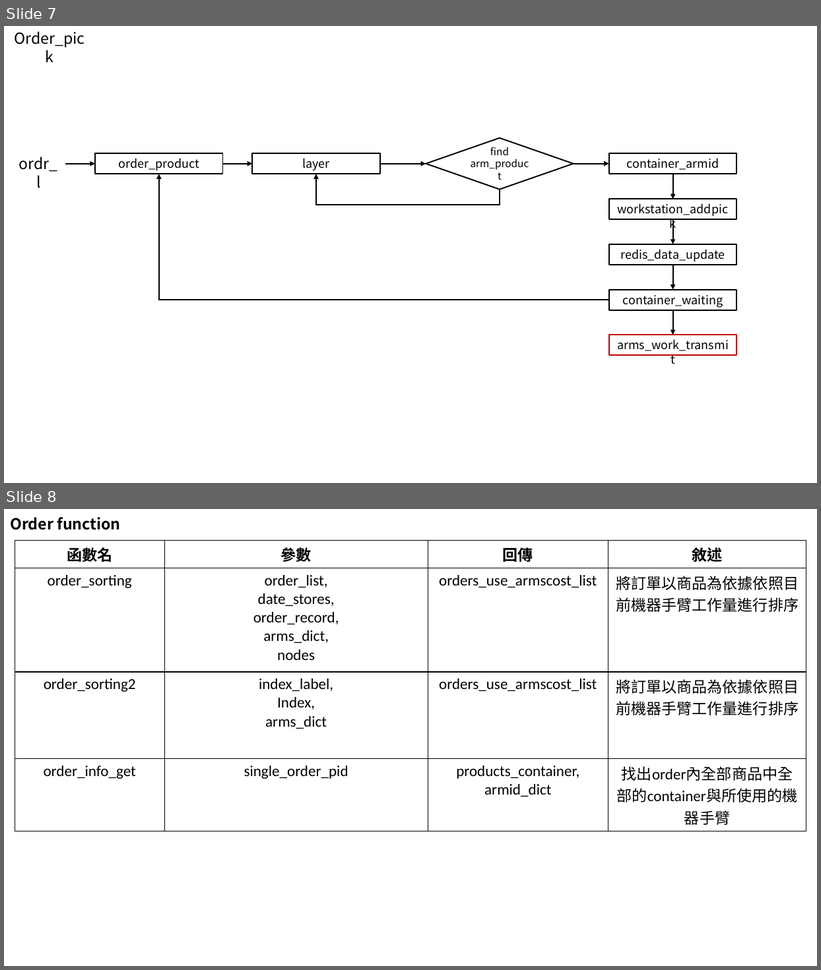
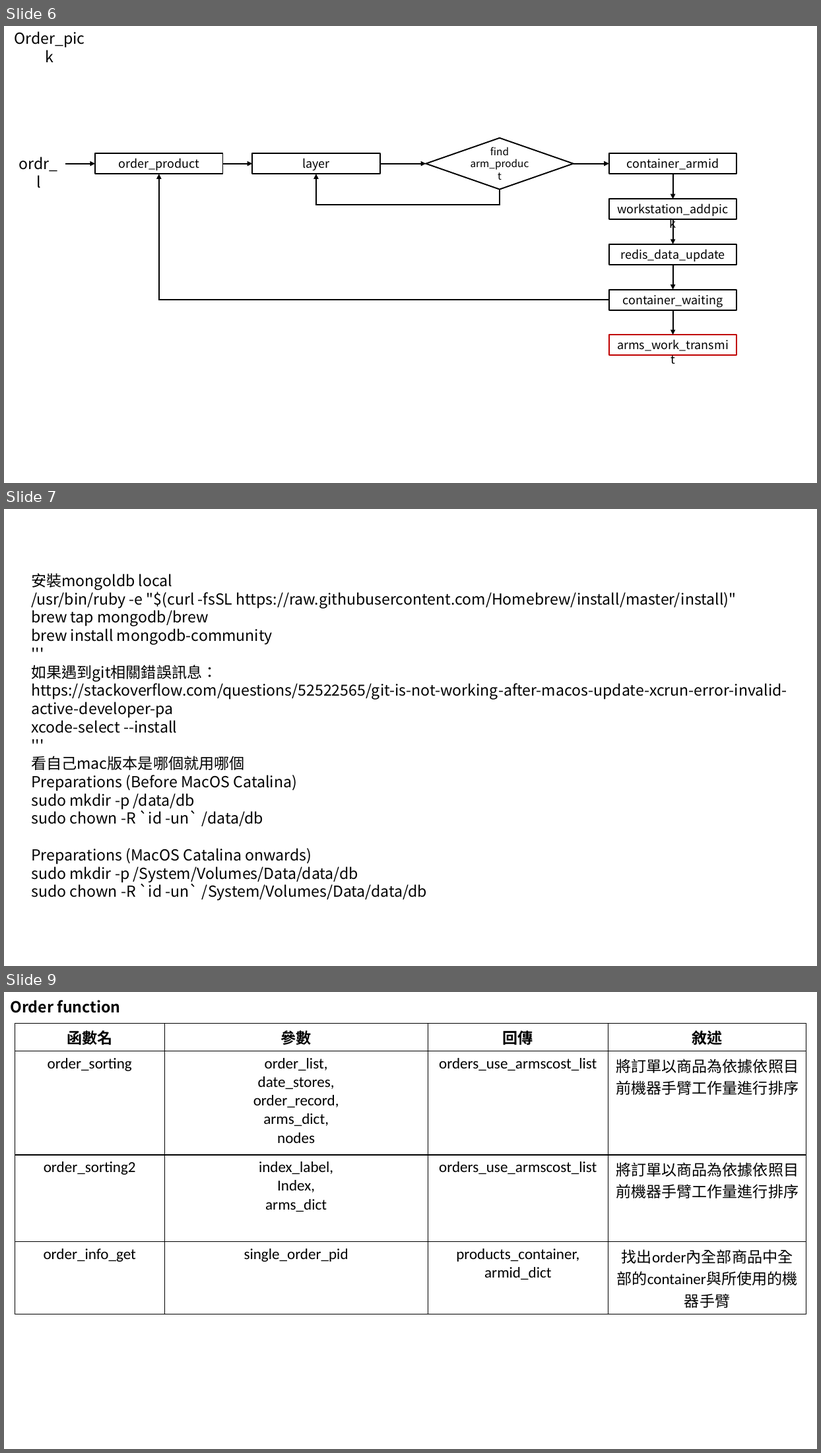
Before and after one commit to ethan1226/asrs_ofai, a slide deck: flowchart.pptx. Shown one above the other, each under a label of ours: slides 7 and 8 before the commit, slides 6, 7 and 9 after it; the slides between them are not shown. The pictures are 821x970 and 821x1453 pixels, drawn with LibreOffice and Linux fonts; fonts in the diff are those of the drawing. Boxes give left, top, right and bottom in pixels: in the first picture for what was removed or moved away, otherwise in the second. Text is boxed around its words. In the diff, an @@ line names an element or a change of style, - is before the commit and + after.

Commit message:
新增local端 server安裝

```diff
--- a/flowchart.pptx
+++ b/flowchart.pptx
@@ slide 7 added at <box>4,509,817,966</box>, background #FFFFFF @@
@@ text added at <box>31,573,787,901</box>, 18 pt, text #000000 @@
+安裝mongoldb local
+/usr/bin/ruby -e "$(curl -fsSL https://raw.githubusercontent.com/Homebrew/install/master/install)"
+brew tap mongodb/brew
+brew install mongodb-community
+'''
+如果遇到git相關錯誤訊息：
+https://stackoverflow.com/questions/52522565/git-is-not-working-after-macos-update-xcrun-error-invalid-active-developer-pa
+xcode-select --install
+'''
+看自己mac版本是哪個就用哪個
+Preparations (Before MacOS Catalina)
+sudo mkdir -p /data/db
+sudo chown -R `id -un` /data/db
+Preparations (MacOS Catalina onwards)
+sudo mkdir -p /System/Volumes/Data/data/db
+sudo chown -R `id -un` /System/Volumes/Data/data/db
@@ what was slide 7 is now slide 6 @@
@@ what was slide 8 is now slide 9 @@
```
Also in this commit, not shown: 1 other slide added, 1 slide removed.
